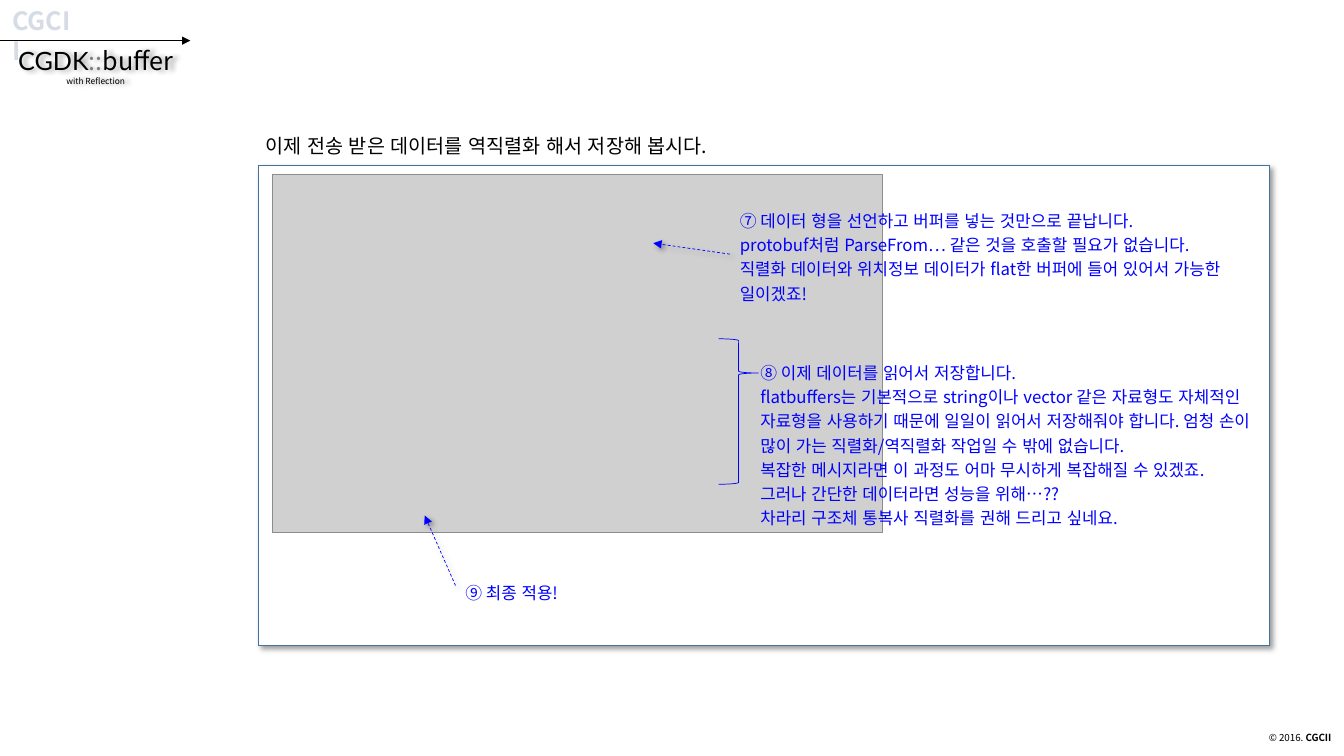
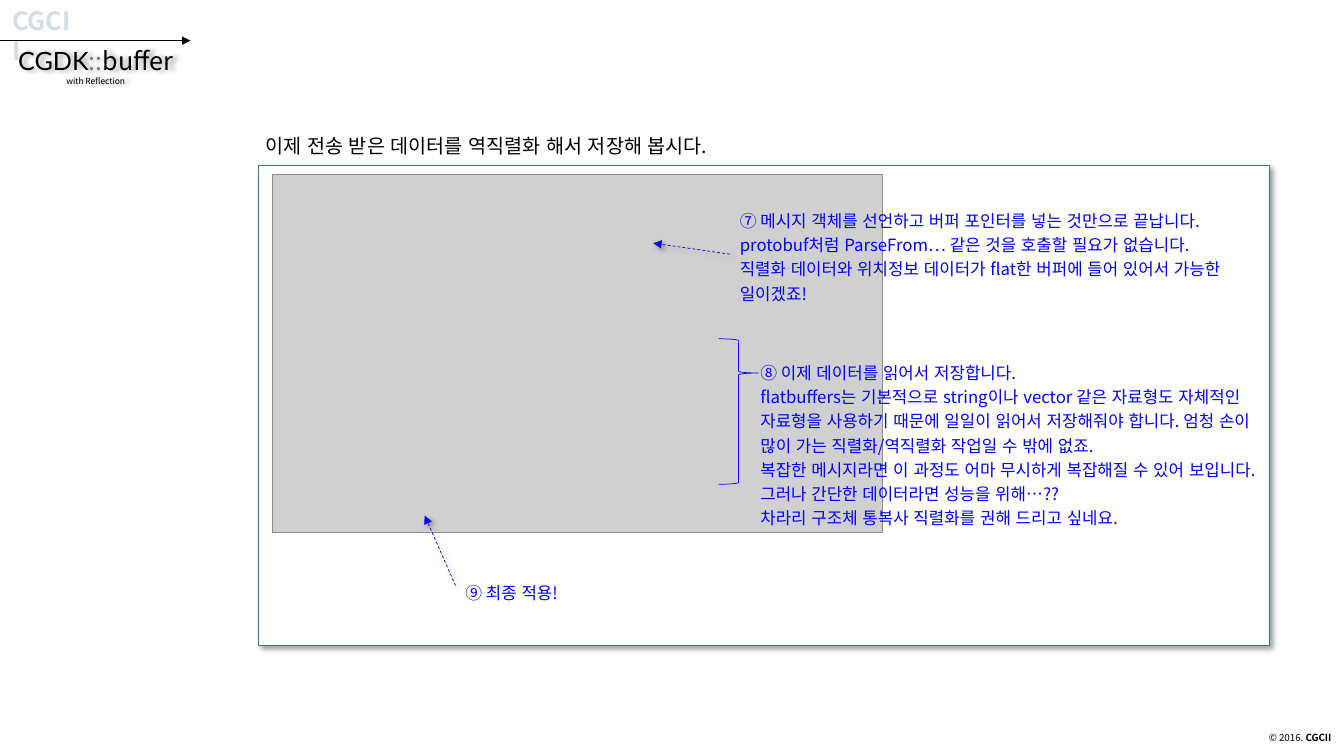
Before and after one commit to CGLabs/CGDK.buffer, a slide deck: slide 71 of C++/document/intruduce_CGDK.buffer.pptx. Drawn at 1344x756 pixels with LibreOffice and Linux fonts; fonts in the diff are those of the drawing; grey boxes stand for pictures. Boxes give left, top, right and bottom in pixels: in the first picture for what was removed or moved away, otherwise in the second. Text is boxed around its words. In the diff, an @@ line names an element or a change of style, - is before the commit and + after.

```diff
--- a/C++/document/intruduce_CGDK.buffer.pptx
+++ b/C++/document/intruduce_CGDK.buffer.pptx
@@ text at [740, 210, 1199, 232]: text changed @@
-⑦ 데이터 형을 선언하고 버퍼를 넣는 것만으로 끝납니다.
+⑦ 메시지 객체를 선언하고 버퍼 포인터를 넣는 것만으로 끝납니다.
@@ text at [760, 365, 1255, 505]: text changed @@
-⑧ 이제 데이터를 읽어서 저장합니다.
-flatbuffers는 기본적으로 string이나 vector 같은 자료형도 자체적인 자료형을 사용하기 때문에 일일이 읽어서 저장해줘야 합니다. 엄청 손이 많이 가는 직렬화/역직렬화 작업일 수 밖에 없습니다.
-복잡한 메시지라면 이 과정도 어마 무시하게 복잡해질 수 있겠죠.
-그러나 간단한 데이터라면 성능을 위해…??
+⑧ 이제 데이터를 읽어서 저장합니다.
+flatbuffers는 기본적으로 string이나 vector 같은 자료형도 자체적인 자료형을 사용하기 때문에 일일이 읽어서 저장해줘야 합니다. 엄청 손이 많이 가는 직렬화/역직렬화 작업일 수 밖에 없죠.
+복잡한 메시지라면 이 과정도 어마 무시하게 복잡해질 수 있어 보입니다.
+그러나 간단한 데이터라면 성능을 위해…??
```
Also in this commit, not shown: 21 other slides changed.
